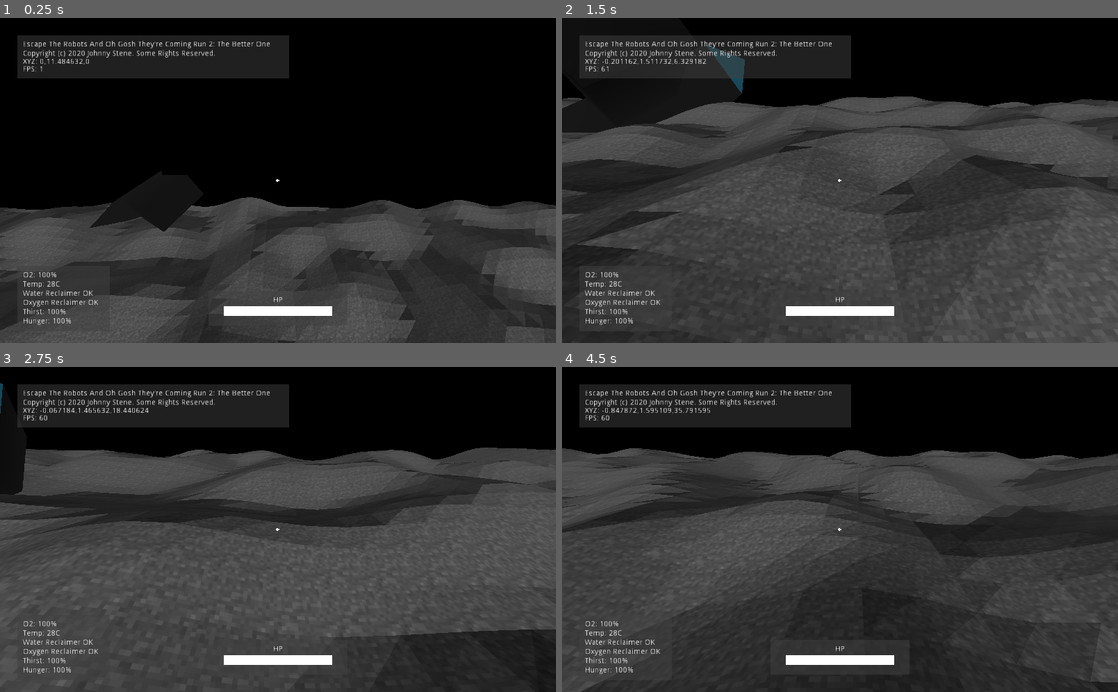
Above: before the commit, frames 1-4 (two rows, left to right).
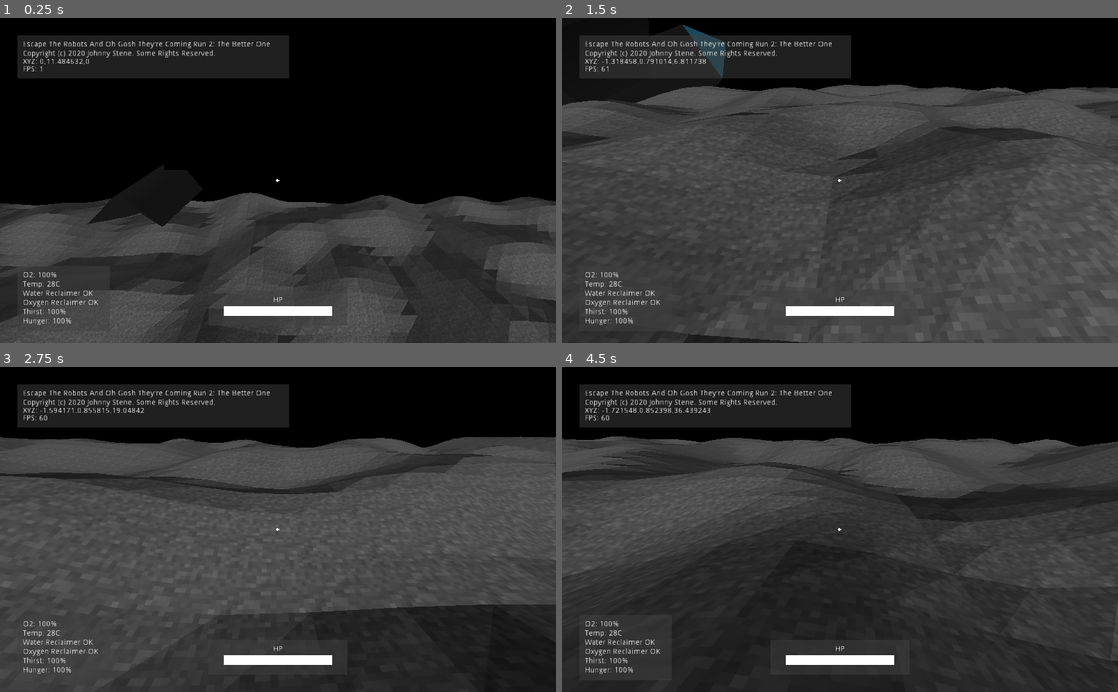
Above: after the commit, the same moments.

Repository: jhonnystene/EscapeGame2
Game: Godot game, scene res://Helpers/GameWorld.tscn
The game is run twice, just before and just after one commit, with the same random seed, the same clock (stepped at 60 frames per second) and the same inputs.
Inputs (mouse positions are in pixels of both pictures, inside the frame that each line leads up to):
- Up to frame 1 (0.25 s): no input
- Up to frame 2 (1.5 s): move the mouse to (867, 180) at 0.52 s; hold W (move_forward) from 0.53 s (still down); click (867, 180) at 0.6 s; tap Space (jump) at 0.77 s; move the mouse to (812, 180) at 1.27 s; click (812, 180) at 1.35 s
- Up to frame 3 (2.75 s): keep holding W (move_forward); tap Space (jump) at 1.52 s; move the mouse to (289, 523) at 2.02 s; click (289, 523) at 2.1 s
- Up to frame 4 (4.5 s): keep holding W (move_forward); move the mouse to (834, 536) at 2.77 s; click (834, 536) at 2.85 s; tap Space (jump) at 3.02, 3.77 s; move the mouse to (878, 532) at 3.52 s; click (878, 532) at 3.6 s; move the mouse to (795, 526) at 4.27 s; click (795, 526) at 4.35 s

The runs differ from the first frame. In frame 1, 3.3% of the frame differs, in the area x 0-100%, y 53-100%; in frame 2, 16%; in frame 3, 18%; in frame 4, 20%, in the area x 0-100%, y 12-100%.

Commit message:
Added subchunk collision

Diff:
--- a/Helpers/Chunk.gd
+++ b/Helpers/Chunk.gd
@@ -18,10 +18,35 @@
 
 	st.commit(generatedMesh)
 
-	var collisionshape = ConvexPolygonShape.new()
-	collisionshape.set_points(vertices)
-	$StaticBody/CollisionShape.shape = collisionshape
+	var triangleCount = len(vertices) / 3
+	var quadCount = triangleCount / 2
+	var chunkSize = sqrt(quadCount)
+
+	var subchunkSize = 4
+	var subchunkCount = int(chunkSize / subchunkSize) * int(chunkSize / subchunkSize)
+
+	var vertexCountPerSubchunk = (subchunkSize * subchunkSize * 3 * 2)
+
+	for subchunkID in range(0, subchunkCount):
+		#print("Generating Subchunk " + str(subchunkID) + "/" + str(subchunkCount) + " (" + str(vertexCountPerSubchunk) + " vertices)")
+		var subchunk = PoolVector3Array()
+
+		for vertexID in range(0, vertexCountPerSubchunk):
+			subchunk.push_back(vertices[(subchunkID * vertexCountPerSubchunk) + vertexID])
+
+		createCollisionShape(subchunk)
 
 	mesh = generatedMesh
 
 	global_translate(Vector3(originX, 0, originZ))
+
+func createCollisionShape(vertices):
+	var collider = load("res://Helpers/Collider.tscn")
+
+	var collisionshape = ConvexPolygonShape.new()
+	collisionshape.set_margin(0.01)
+	collisionshape.set_points(vertices)
+
+	var colliderInstance = collider.instance()
+	colliderInstance.get_children()[0].shape = collisionshape
+	add_child(colliderInstance)
--- a/Helpers/Chunk.tscn
+++ b/Helpers/Chunk.tscn
@@ -1,21 +1,12 @@
-[gd_scene load_steps=5 format=2]
+[gd_scene load_steps=4 format=2]
 
 [ext_resource path="res://Helpers/Chunk.gd" type="Script" id=1]
 [ext_resource path="res://Materials/GroundMaterial.tres" type="Material" id=2]
 
-
-
 [sub_resource type="CapsuleMesh" id=1]
 material = ExtResource( 2 )
-
-[sub_resource type="BoxShape" id=2]
 
 [node name="Chunk" type="MeshInstance"]
 mesh = SubResource( 1 )
 material/0 = null
 script = ExtResource( 1 )
-
-[node name="StaticBody" type="StaticBody" parent="."]
-
-[node name="CollisionShape" type="CollisionShape" parent="StaticBody"]
-shape = SubResource( 2 )
--- /dev/null
+++ b/Helpers/Collider.tscn
@@ -0,0 +1,8 @@
+[gd_scene load_steps=2 format=2]
+
+[sub_resource type="BoxShape" id=1]
+
+[node name="Collider" type="StaticBody"]
+
+[node name="CollisionShape" type="CollisionShape" parent="."]
+shape = SubResource( 1 )
--- a/Helpers/GameWorld.gd
+++ b/Helpers/GameWorld.gd
@@ -80,7 +80,8 @@
 
 	for x in range(0, CHUNK_SIZE):
 		for z in range(0, CHUNK_SIZE):
-			vertices.append_array(getVertices(x + originX, z + originZ, -originX, -originZ))
+			var verts = getVertices(x + originX, z + originZ, -originX, -originZ)
+			vertices.append_array(verts)
 			UVs.append_array(getUVs(x + originX, z + originZ, -originX, -originZ))
 
 	var currentChunk = chunk.instance()
--- a/Helpers/GameWorld.tscn
+++ b/Helpers/GameWorld.tscn
@@ -5,8 +5,9 @@
 [ext_resource path="res://Helpers/GameWorld.gd" type="Script" id=3]
 [ext_resource path="res://World Objects/Ship.tscn" type="PackedScene" id=4]
 
-[sub_resource type="BoxShape" id=1]
-extents = Vector3( 0.1, 0.1, 1 )
+[sub_resource type="CapsuleShape" id=3]
+radius = 0.1
+height = 0.6
 
 [sub_resource type="CubeMesh" id=2]
 size = Vector3( 0.1, 0.1, 2 )
@@ -23,7 +24,7 @@
 [node name="RotationHelper" type="Spatial" parent="Player"]
 
 [node name="Camera" type="Camera" parent="Player/RotationHelper"]
-transform = Transform( -1, 1.32734e-07, -2.9758e-07, 0, 0.913269, 0.407358, 3.25841e-07, 0.407358, -0.913268, 0, 1.04149, 0 )
+transform = Transform( -1, 1.32734e-07, -2.9758e-07, 0, 0.913269, 0.407358, 3.25841e-07, 0.407358, -0.913268, 0, 0.598283, 0 )
 current = true
 far = 25.0
 
@@ -33,7 +34,7 @@
 
 [node name="CollisionShape" type="CollisionShape" parent="Player"]
 transform = Transform( 1, 0, 0, 0, -1.62921e-07, -1, 0, 1, -1.62921e-07, 0, 0, 0 )
-shape = SubResource( 1 )
+shape = SubResource( 3 )
 
 [node name="MeshInstance" type="MeshInstance" parent="Player/CollisionShape"]
 visible = false
Not shown, changed: BUGFIX-TODO
